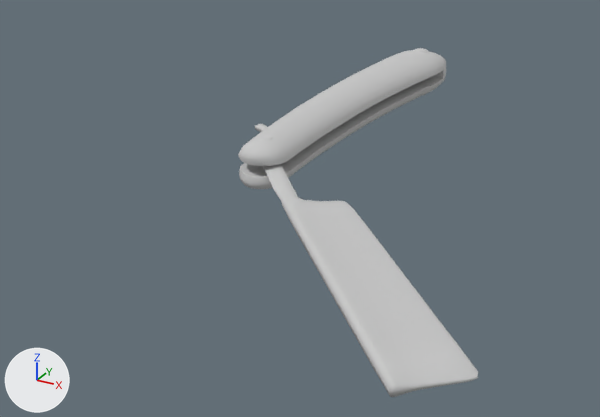
Before and after pictures for a commit that changed the FBX model 2_assets/Equipment/Razors/CheapRazor/LongBlade/CheapRazor_L.FBX.
Before and after are seen from a 50 mm lens placed at (0.164, -0.368, 0.137), pointed at (0.014, -0.094, 0.0). Arrows for +X, +Y and +Z are at lower left; the lights stay in place. Where no turn or scale is listed for an object, it has been applied to the vertices.

Objects in the first picture: 'Handle', 'blade'.
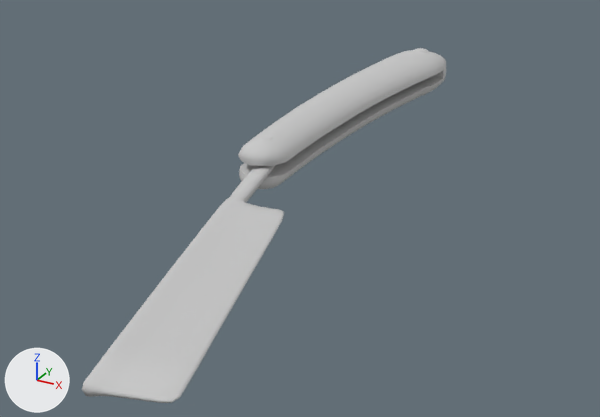
Commit message: ~ updated angle of blade

Boxes [x1, y1, x2, y2] around the edits, measured in the pictures (600 x 417 px):
'blade', moved, turned
    before: [255, 124, 478, 397]
    after: [82, 165, 284, 403]

Diff of the bpy script that builds the scene:
```diff
--- a/2_assets/Equipment/Razors/CheapRazor/LongBlade/CheapRazor_L.FBX.py
+++ b/2_assets/Equipment/Razors/CheapRazor/LongBlade/CheapRazor_L.FBX.py
@@ ob_blade @@
 ob_blade = bpy.data.objects.new('blade', me_mesh_001)
-ob_blade.location = (0.0409, -0.1237, 0.0151)
-ob_blade.rotation_euler = (0.0, 0.0, 0.709)  # degrees (0, 0, 41)
+ob_blade.location = (0.0198, -0.1408, 0.0151)
+ob_blade.rotation_euler = (0.0, 0.0, 0.25)  # degrees (0, 0, 14)
 ob_blade.scale = (0.01, 0.01, 0.00803)
```
